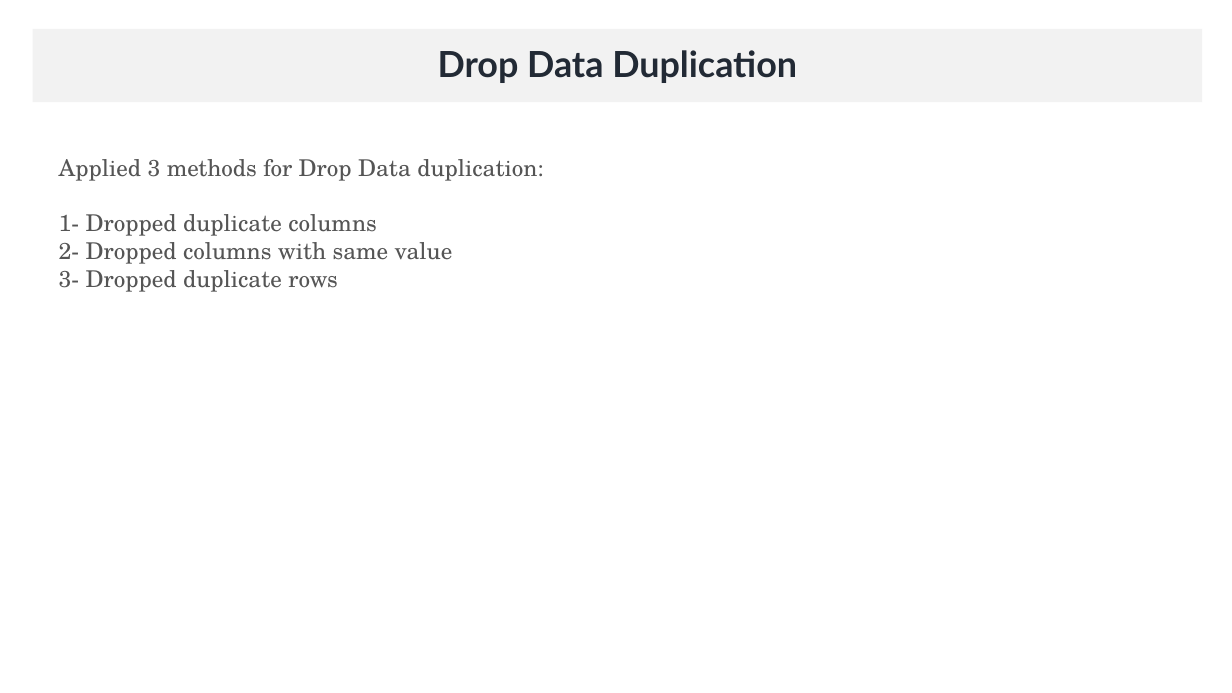
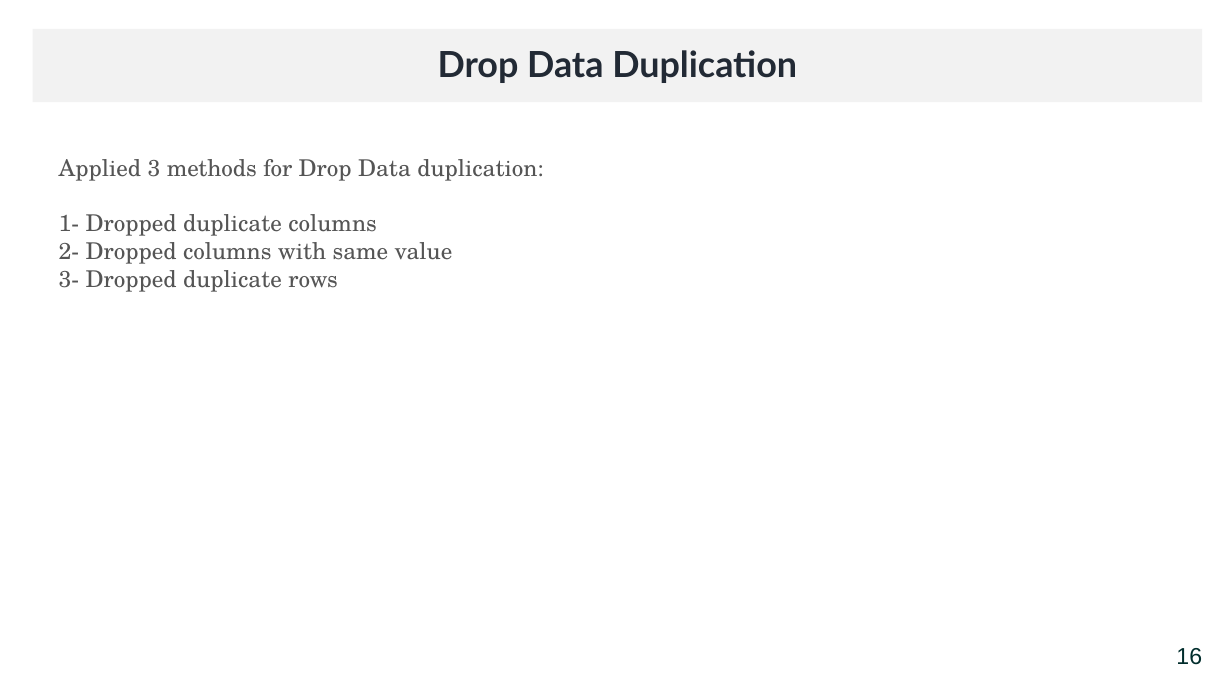
Before and after one commit to mtzynb/MyThesis, a slide deck: slide 19 of ThesisPresentation/thesis_presentation_26012022_Winter.pptx (slide 23 before the commit). Drawn at 1232x693 pixels with LibreOffice and Linux fonts; fonts in the diff are those of the drawing. Boxes give left, top, right and bottom in pixels: in the first picture for what was removed or moved away, otherwise in the second. Text is boxed around its words. In the diff, an @@ line names an element or a change of style, - is before the commit and + after.

```diff
--- a/ThesisPresentation/thesis_presentation_26012022_Winter.pptx
+++ b/ThesisPresentation/thesis_presentation_26012022_Winter.pptx
@@ text added at bbox=[1176, 648, 1202, 665], 18 pt, text #012D2C @@
+16
```
Also in this commit, not shown: 35 other slides changed, 4 slides removed.
